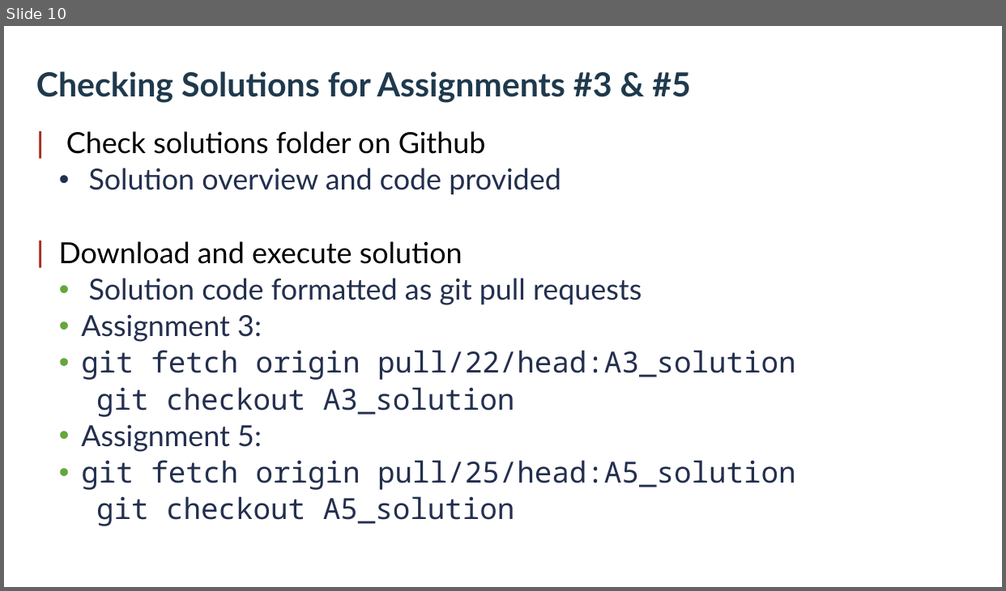
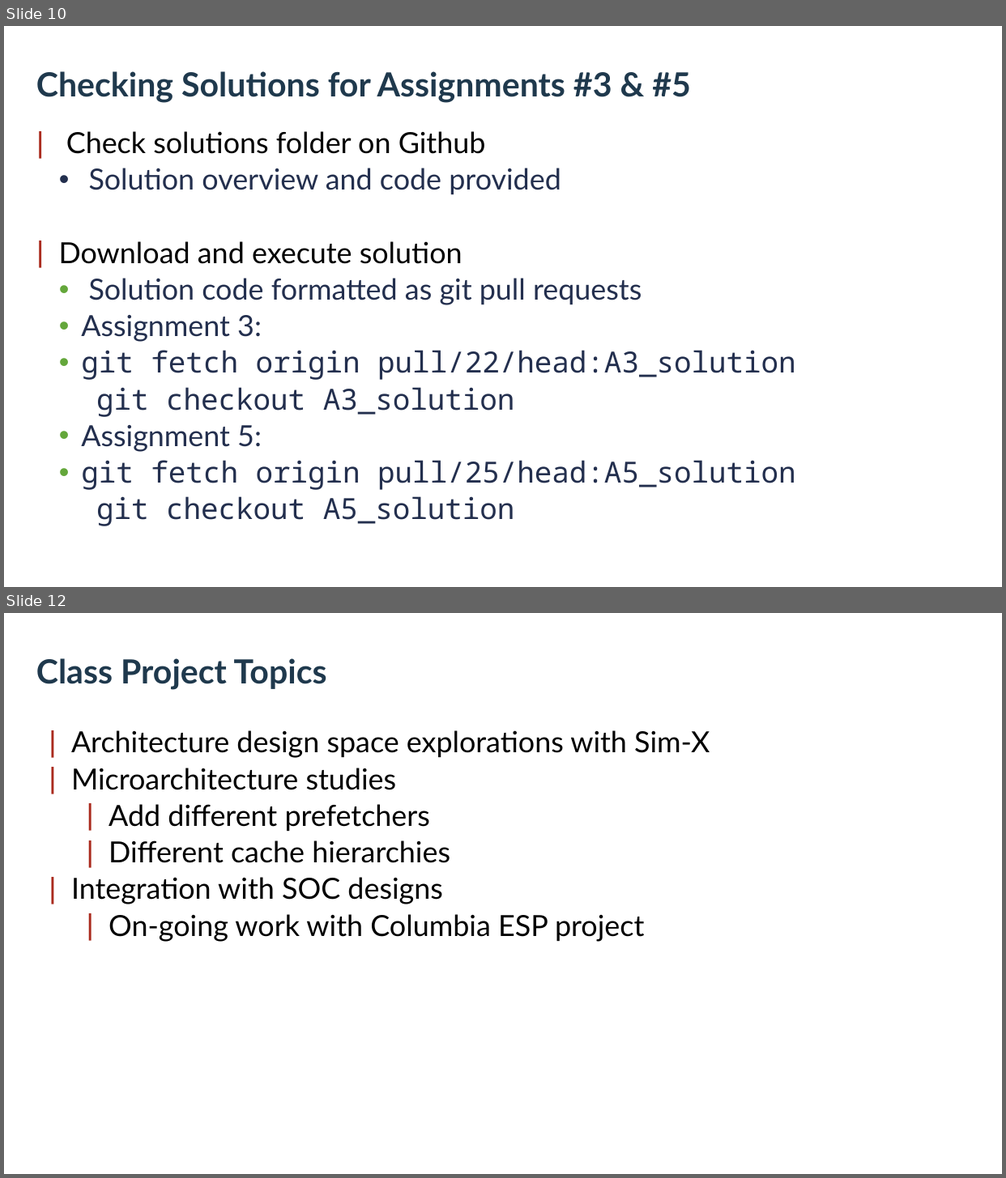
Before and after one commit to vortexgpgpu/vortex_tutorials, a slide deck: Slides_MICRO55/6.vortex_hands_on.pptx. Shown one above the other, each under a label of ours: slide 10 before the commit, slides 10 and 12 after it; the slides between them are not shown. The pictures are 1006x591 and 1006x1178 pixels, drawn with LibreOffice and Linux fonts; fonts in the diff are those of the drawing; background and template pictures are left out. Boxes give left, top, right and bottom in pixels: in the first picture for what was removed or moved away, otherwise in the second. Text is boxed around its words. In the diff, an @@ line names an element or a change of style, - is before the commit and + after.

```diff
--- a/Slides_MICRO55/6.vortex_hands_on.pptx
+++ b/Slides_MICRO55/6.vortex_hands_on.pptx
@@ slide 12 added at [4,613,1002,1174], background picture (left out) @@
@@ text added at [36,658,327,690], 32 pt, text #1F394D, bold @@
+Class Project Topics
@@ text added at [71,730,710,942], 28 pt, text #000000 @@
+| Architecture design space explorations with Sim-X
+| Microarchitecture studies
+  | Add different prefetchers
+  | Different cache hierarchies
+| Integration with SOC designs
+  | On-going work with Columbia ESP project
```
Also in this commit, not shown: 2 slides changed, 2 other slides added, 1 other file.
